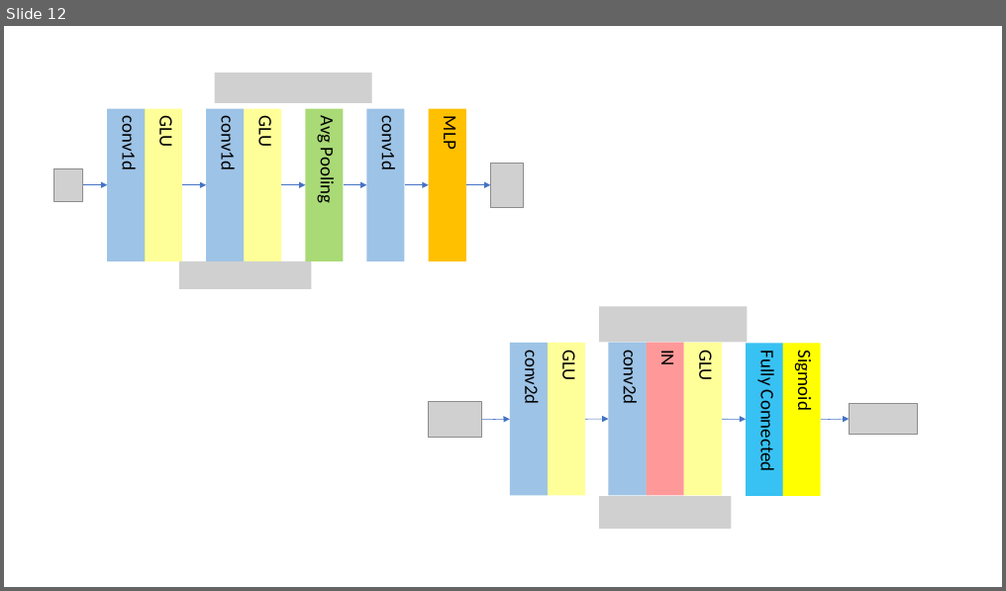
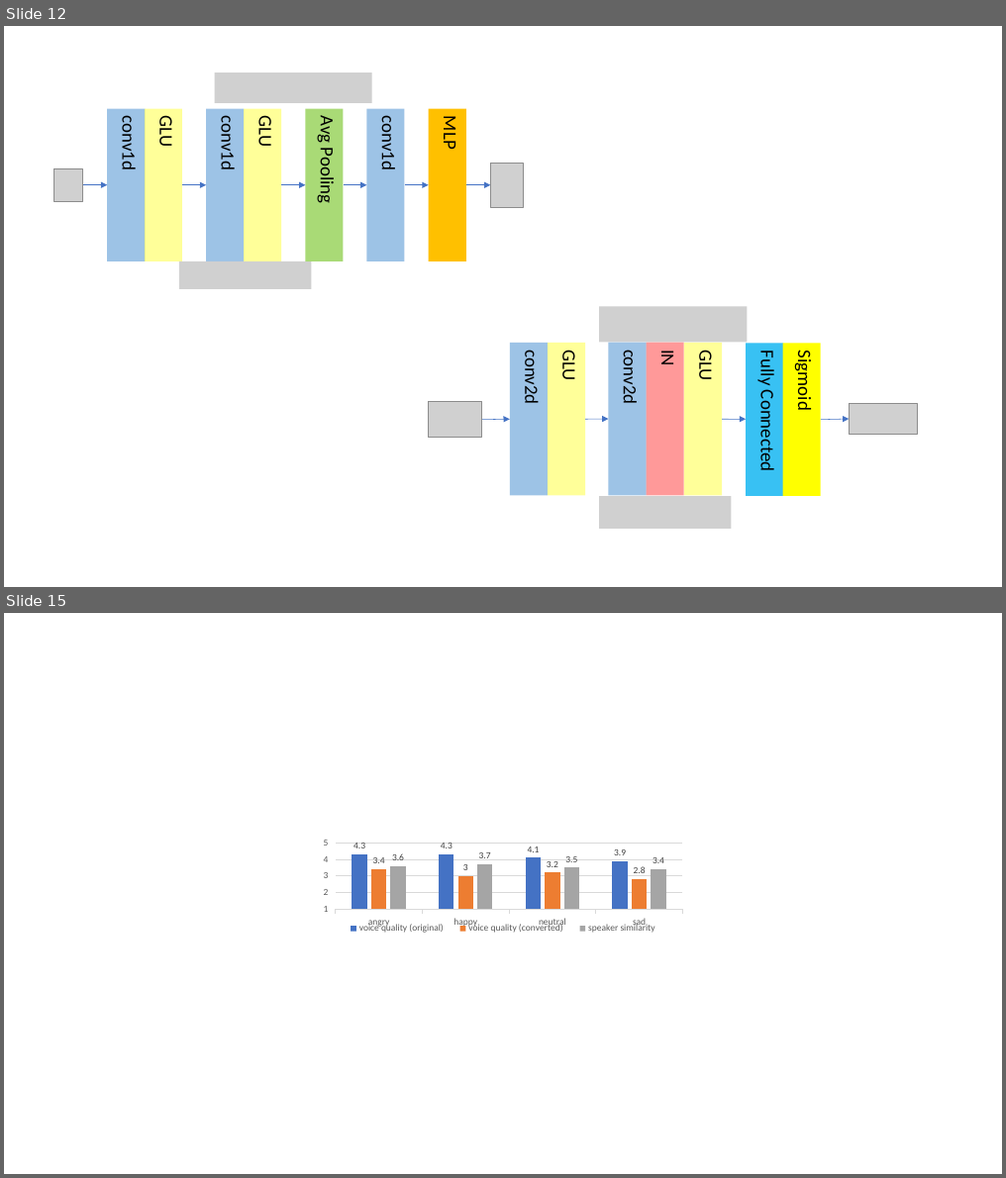
Before and after one commit to bottlecapper/ICASSP19, a slide deck: figures.pptx. Shown one above the other, each under a label of ours: slide 12 before the commit, slides 12 and 15 after it; the slides between them are not shown. The pictures are 1006x591 and 1006x1178 pixels, drawn with LibreOffice and Linux fonts; fonts in the diff are those of the drawing; grey boxes stand for pictures. Boxes give left, top, right and bottom in pixels: in the first picture for what was removed or moved away, otherwise in the second. Text is boxed around its words. In the diff, an @@ line names an element or a change of style, - is before the commit and + after.

```diff
--- a/figures.pptx
+++ b/figures.pptx
@@ slide 15 added at [4,613,1002,1174], background #FFFFFF @@
@@ column chart added at [316,836,690,953] @@
+categories: angry, happy, neutral, sad
+voice quality (original): 4.3, 4.3, 4.1, 3.9
+voice quality (converted): 3.4, 3, 3.2, 2.8
+speaker similarity: 3.6, 3.7, 3.5, 3.4
```
Also in this commit, not shown: 2 other slides added, 12 other files.
